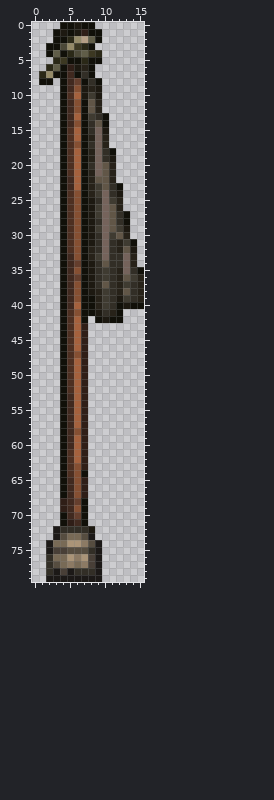
Edited in one commit: sprite sheet (content/Entities/Structures/Architecture/FlagPost/flagpost.wood.00.png). Above: the version before the commit.
The file is 16x80 pixels. Colours within 5 levels of each other are drawn and written as one.
Now the later version:
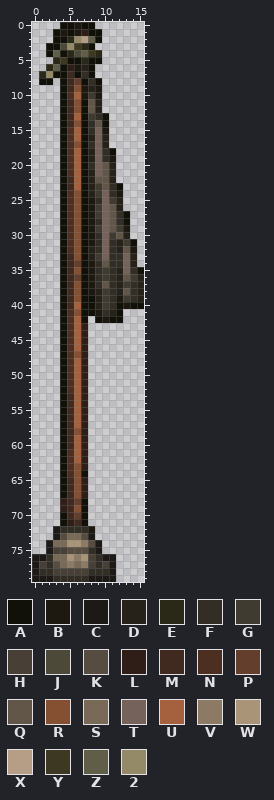
Palette (. is transparent): A #111009  B #1d1911  C #1c1917  D #272219  E #2a2817  F #322e26  G #3f3b31  H #483f37  J #4c4938  K #564d40  L #2f1e17  M #40291f  N #4d2f21  P #643e2d  Q #615647  R #854f32  S #786a56  T #75635b  U #a5613d  V #8c7a64  W #aa9478  X #b59e85  Y #3c3822  Z #605d48  2 #948a68
What changed:
y 76: x 0..1 .. -> CC; x 9..11 C.. -> FCC
y 77: x 0..1 .. -> CH; x 9..11 C.. -> FHC
y 78: x 0..1 .. -> CF; x 3 C -> H; x 5..7 CFF -> HHH; x 9..11 C.. -> FFC
y 79: x 0..1 .. -> CC; x 3..7 CCCCC -> FFFFF; x 10..11 .. -> CC
